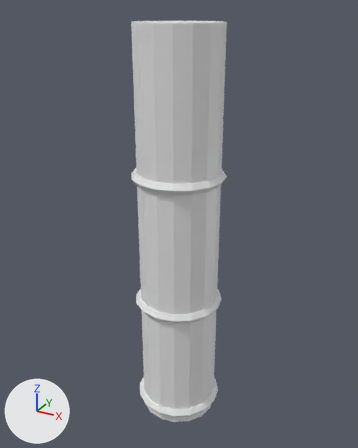
One commit to the FBX model roblox/art/extras/vfx/WarnPillar.fbx: the scene before it, then after it.
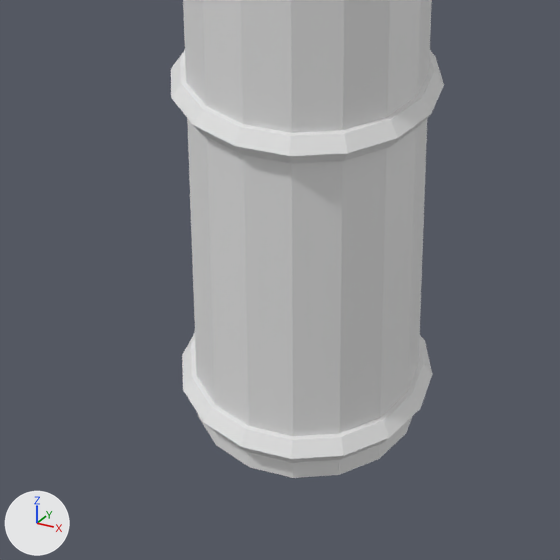
Old and new are each drawn whole from a 50 mm lens placed at (6.46, -11.73, 12.36), pointed at (-0.08, 0.16, 6.41) and again close up on the part from 23% to 72% of the width and 61% to 100% of the height. The lights are fixed; the arrows at lower left show +X, +Y and +Z. The last two pictures show the newer version. Where no turn or scale is listed for an object, it has been applied to the vertices.

Names of what the first close-up shows: 'WarnPillar'.
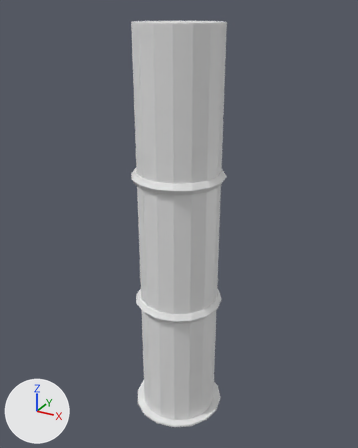
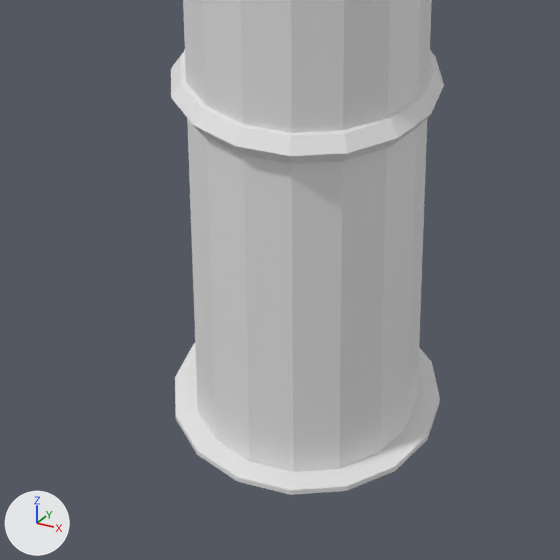
The edits, one by one:
Material 'vfx_WarnPillar_Edge' (mat_vfx_warnpillar_edge) is new.
Its base color is (0.8, 0.8, 0.8) (white #e7e7e7).
me_warnpillar is used by ob_warnpillar; location (0.0, 0.0, 0.0).
me_warnpillar had 176 vertices, 120 faces and spanned x -1.35..1.35, y -1.35..1.35, z 0.0..12.0.
me_warnpillar now has 128 vertices, 86 faces and spans x -1.35..1.35, y -1.35..1.35, z 0.0..12.0.
me_warnpillar part 1: the loose piece of 48 vertices spanning x -1.35..1.35, y -1.35..1.35, z 0.25..0.55 is deleted.
Mesh me_edge is new.
It has 64 vertices, 64 faces and spans x -1.44..1.44, y -1.44..1.44, z 0.02..0.08.
It uses material mat_vfx_warnpillar_edge (white #e7e7e7).
Object 'Edge' (ob_edge) is new; it shows me_edge.
Its location is (0.0, 0.0, 0.0).

Location of each change, [x1, y1, x2, y2] in pixels of the close-ups (560 x 560 px):
'WarnPillar', reshaped
    before: [171, 0, 444, 478]
    after: [171, 0, 444, 472]
'Edge', added
    after: [175, 343, 440, 495]
part 1 of me_warnpillar, deleted
    before: [182, 333, 432, 463]
